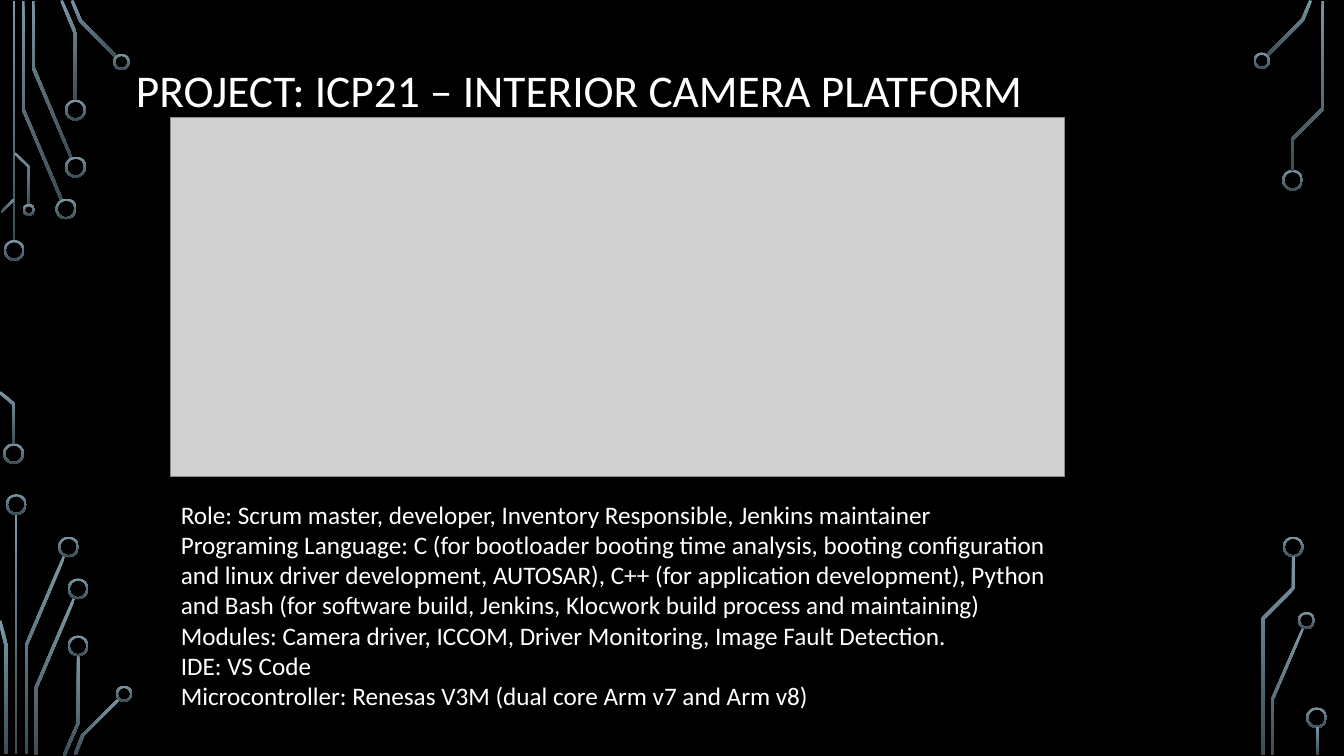
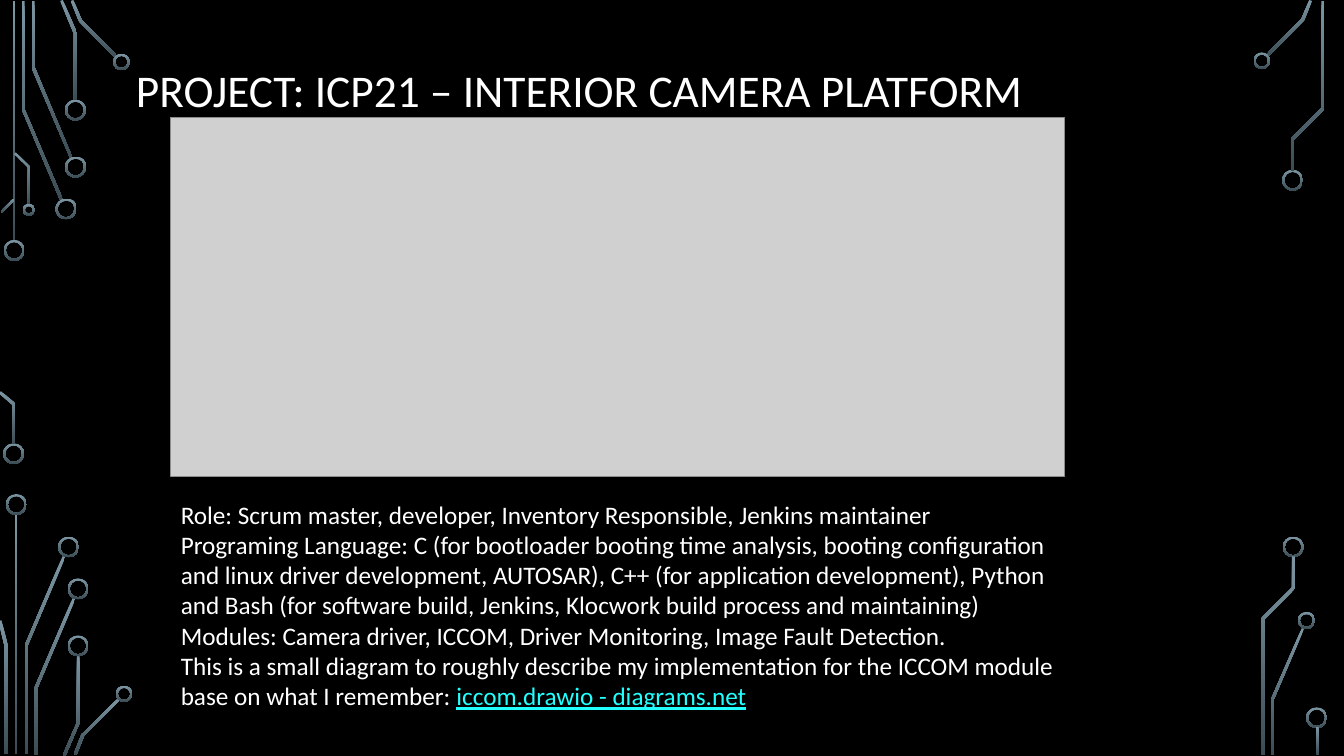
Before and after one commit to truonggiangtran/JobSearch, a slide deck: slide 3 of Presentation/Presentation.pptx. Drawn at 1344x756 pixels with LibreOffice and Linux fonts; fonts in the diff are those of the drawing; grey boxes stand for pictures; background and template pictures are left out. Boxes give left, top, right and bottom in pixels: in the first picture for what was removed or moved away, otherwise in the second. Text is boxed around its words. In the diff, an @@ line names an element or a change of style, - is before the commit and + after.

```diff
--- a/Presentation/Presentation.pptx
+++ b/Presentation/Presentation.pptx
@@ text at (x1=181, y1=657, x2=1053, y2=710): text changed @@
-IDE: VS Code
-Microcontroller: Renesas V3M (dual core Arm v7 and Arm v8)
+This is a small diagram to roughly describe my implementation for the ICCOM module base on what I remember: iccom.drawio - diagrams.net
```
Also in this commit, not shown: 4 other slides changed, 3 slides added, 1 slide removed.
